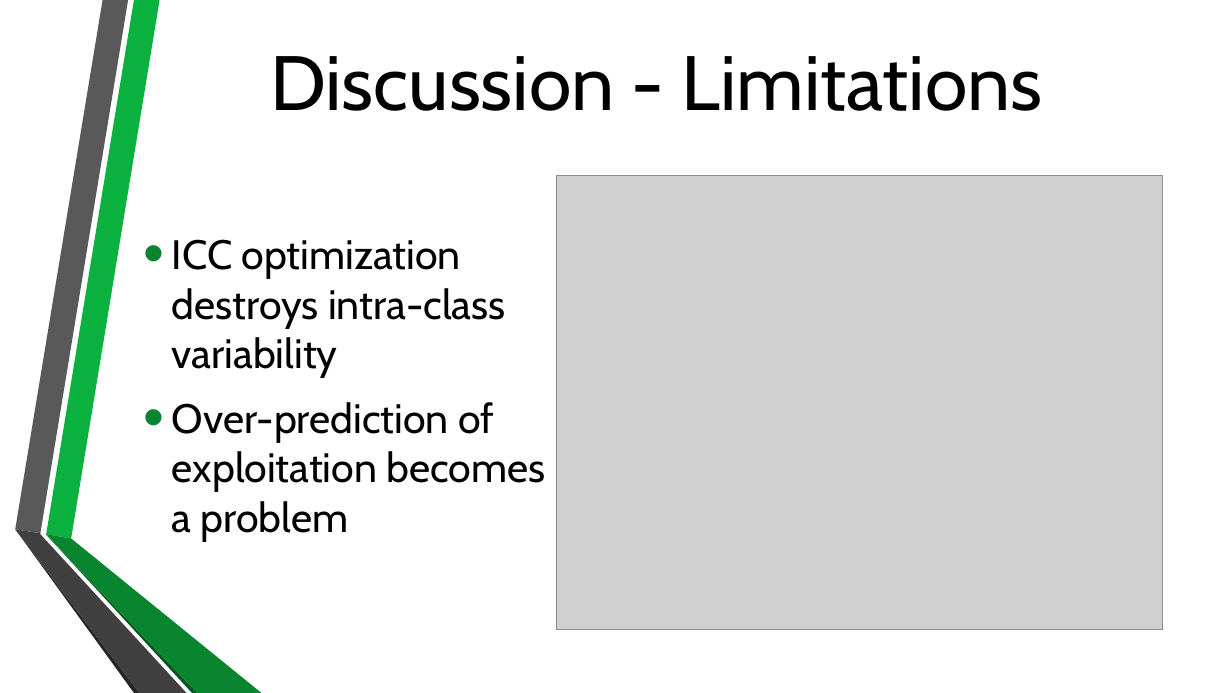
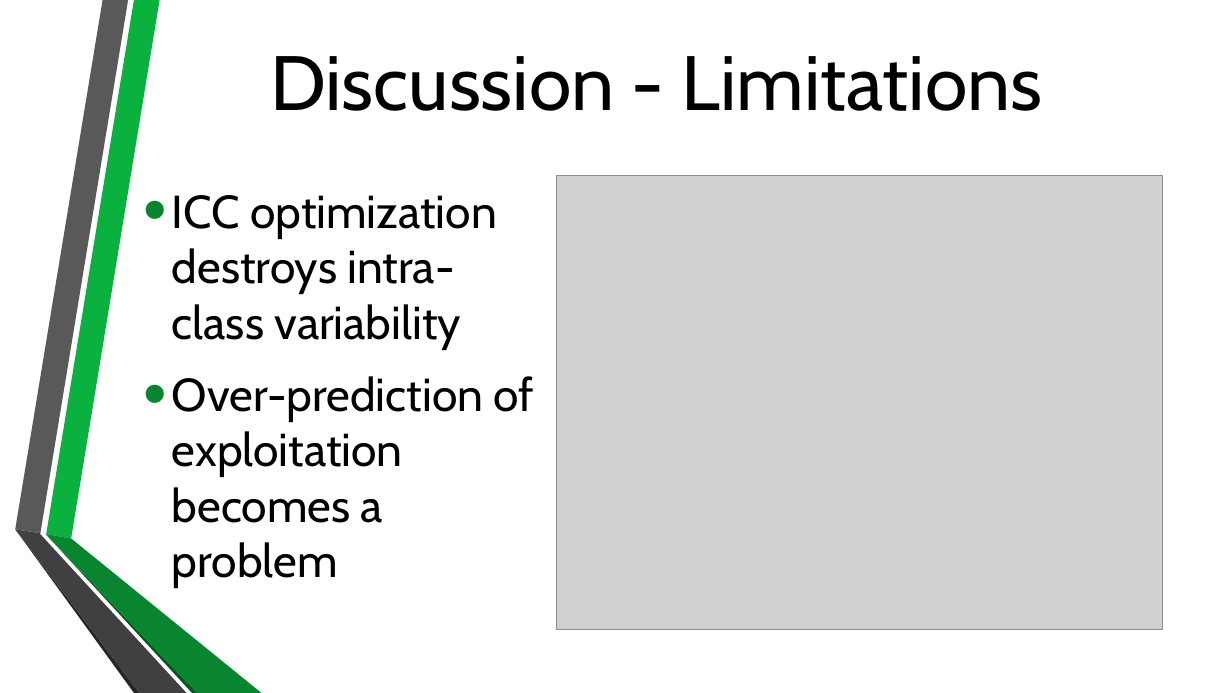
Before and after one commit to BenChurch/Winter2017, a slide deck: slide 23 of CISC848/Implementation/Presentation/CvssEquationRecasting.pptx (slide 22 before the commit). Drawn at 1232x693 pixels with LibreOffice and Linux fonts; fonts in the diff are those of the drawing; grey boxes stand for pictures; background and template pictures are left out. Boxes give left, top, right and bottom in pixels: in the first picture for what was removed or moved away, otherwise in the second. Text is boxed around its words. In the diff, an @@ line names an element or a change of style, - is before the commit and + after.

```diff
--- a/CISC848/Implementation/Presentation/CvssEquationRecasting.pptx
+++ b/CISC848/Implementation/Presentation/CvssEquationRecasting.pptx
@@ text "ICC optimization destroys intra-class variability" at <box>172,195,534,588</box>: size 32 to 36 pt @@
```
Also in this commit, not shown: 18 other slides changed, 1 slide added, 2 other files.
